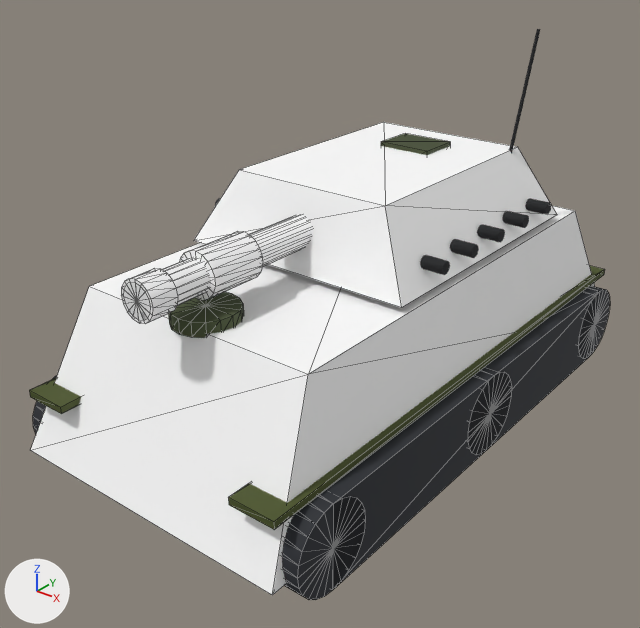
The glTF model public/assets/t14.glb: old version first, new version second.
One viewpoint serves both versions: a 50 mm camera at (3.47, -4.76, 2.78) aimed at (-0.06, -0.35, 0.04). The lights are fixed; the arrows at lower left show +X, +Y and +Z. The picture after the commit comes second. Mesh edges are drawn as thin lines on the coarser meshes. Where no turn or scale is listed for an object, it has been applied to the vertices.

In view in the first picture: '主炮管', '右主动轮', '右主动轮.001', '右主动轮.002', '右履带', '右挡泥板', '左挡泥板', '抽烟器', '无人炮塔', '炮口装置', '车体', '驾驶员舱盖' and 8 more.
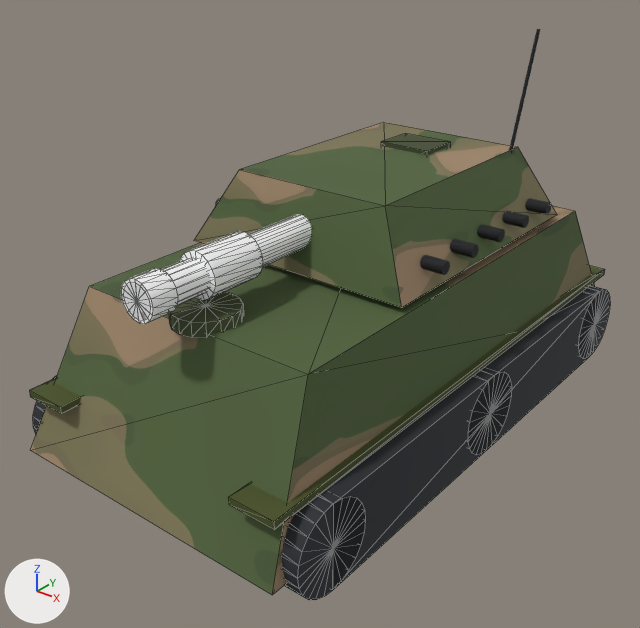
Boxes (x1, y1, x2, y2) around the edits, measured in the pictures (640 x 628 px):
```json
{"object": "车体", "change": "surface changed", "before": [31, 206, 595, 595], "after": [31, 206, 595, 595], "on screen": "white to green"}
{"object": "无人炮塔", "change": "surface changed", "before": [194, 122, 557, 308], "after": [194, 122, 557, 308], "on screen": "white to green"}
```

The change, as JSON lines over the scene's bpy script:
```json
{"op": "add", "block": "img_bake_camo_material_diffuse", "code": ["img_bake_camo_material_diffuse = load_image('Bake_Camo_Material_Diffuse', '_unpacked/Bake_Camo_Material_Diffuse', 1024, 1024, 'sRGB')"]}
{"op": "remove", "block": "mat_camo_material", "code": "mat_camo_material.base_color = (1.0, 1.0, 1.0)  # white #ffffff"}
{"op": "add", "block": "mat_camo_material", "code": "mat_camo_material.texture = img_bake_camo_material_diffuse"}
```
